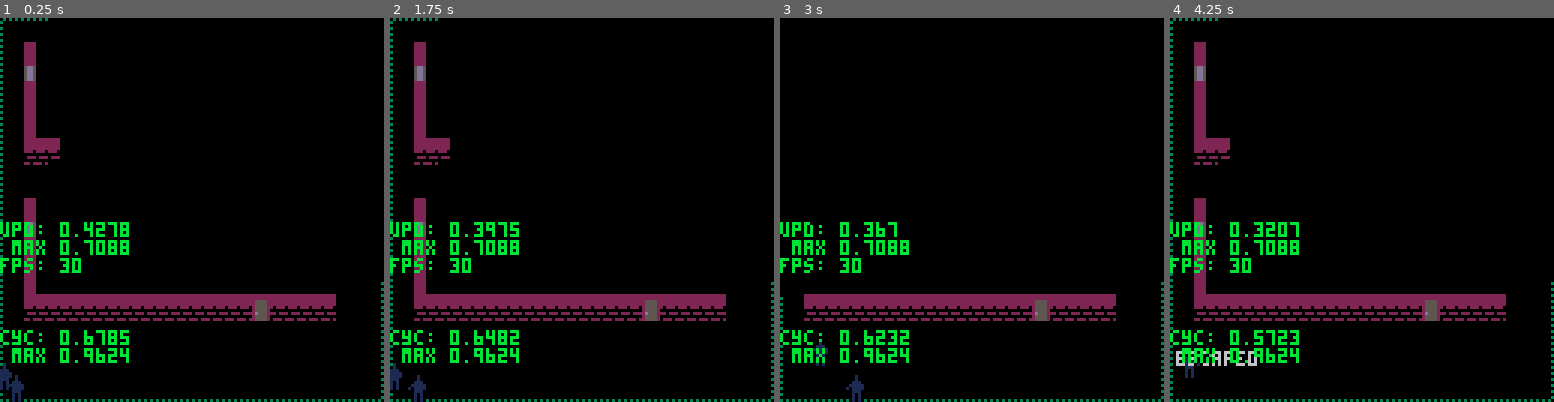
Above: before the commit, frames 1-4 (left to right).
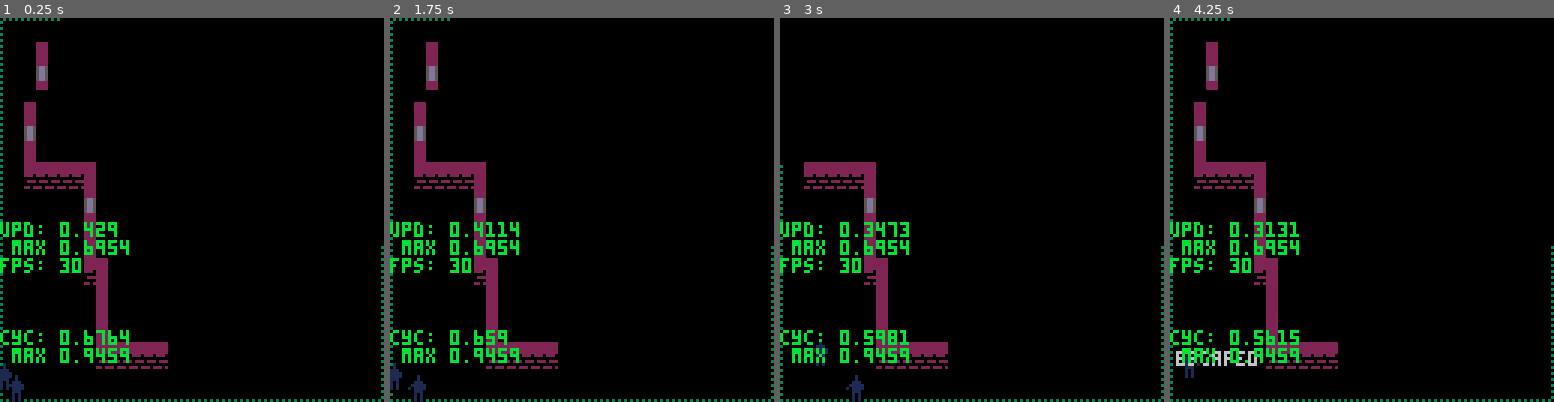
Above: after the commit, the same moments.

Repository: ironchestgames/pico-8-carts
Game: PICO-8 cartridge stealth.p8
Two runs of this game, one before a commit and one after it. Both use one fixed random seed, a clock stepped at 60 frames per second and the inputs below.
Inputs:
- Up to frame 1 (0.25 s): no input
- Up to frame 2 (1.75 s): tap X (X key) at 0.33, 1.07 s; tap O (Z key) at 0.7, 1.7 s; hold Right from 1.6 s (still down)
- Up to frame 3 (3 s): tap X (X key) at 1.85, 2.97 s; release Right at 2.1 s; tap O (Z key) at 2.1, 2.5, 2.9 s; hold Up 2.15-2.42 s; hold Right from 2.47 s (still down)
- Up to frame 4 (4.25 s): release Right at 3.03 s; hold Left 3.08-3.58 s; tap O (Z key) at 3.3, 3.7, 4.1 s; hold Down 3.63-3.97 s; hold Right from 4.02 s (still down); tap X (X key) at 4.08 s

The runs differ from the first frame. In frame 1, 8.9% of the frame differs, in the area x 6-100%, y 0-92%; in frame 2, 9.0%; in frame 3, 7.2%; in frame 4, 9.0%.

Commit message:
stealth - peeking in windows reveal more

Diff:
--- a/stealth.p8
+++ b/stealth.p8
@@ -146,6 +146,8 @@
  {x=0,y=-1,dx=1,dy=-1},
  {x=0,y=-1,dx=-1,dy=-1},
 }
+
+local windowpeekdys={-64,-32,0,32}
 
 local guardsholdingdeltas={-65,-64,-63,-34,-33,-32,-31,-30,-2,-1,0,1,2,30,31,32,33,34,63,64,65}
 
@@ -730,19 +732,25 @@
 
 
 local function windowpeekfromleft(_p,_o)
- for _x=_p.x+2,32 do
-  fog[_p.y*32+_x]=0
-  if floor[_p.y*32+_x] == 2 then
-   break
+ for _dy in all(windowpeekdys) do
+  local _y=_p.y*32+_dy
+  for _x=_p.x+2,32 do
+   fog[_y+_x]=0
+   if floor[_y+_x] == 2 then
+    break
+   end
   end
  end
 end
 
 local function windowpeekfromright(_p,_o)
- for _x=_p.x-2,0,-1 do
-  fog[_p.y*32+_x]=0
-  if floor[_p.y*32+_x] == 2 then
-   break
+ for _dy in all(windowpeekdys) do
+  local _y=_p.y*32+_dy
+  for _x=_p.x-2,0,-1 do
+   fog[_y+_x]=0
+   if floor[_y+_x] == 2 then
+    break
+   end
   end
  end
 end
@@ -808,6 +816,7 @@
 -- seed=8986
 -- seed=6124
 -- seed=1857
+seed=3497
 debug('seed',seed)
 
 function mapgen()
